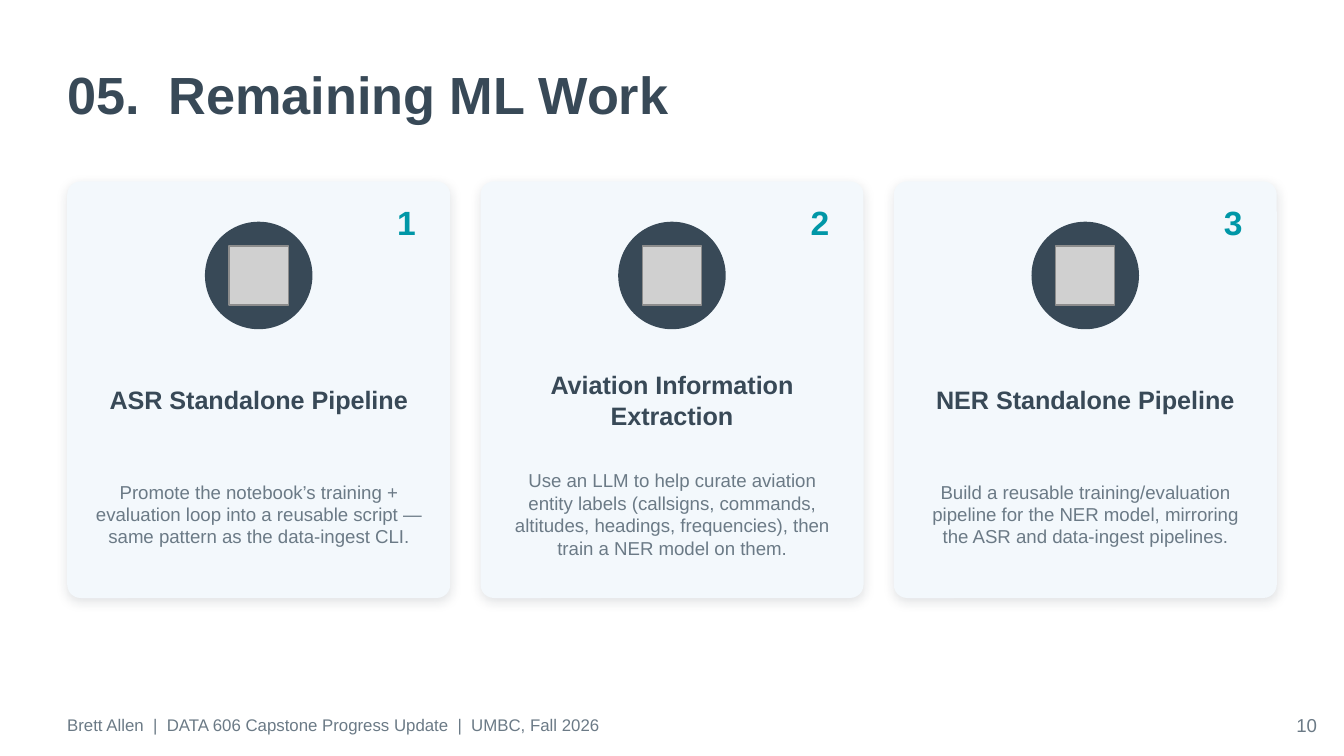
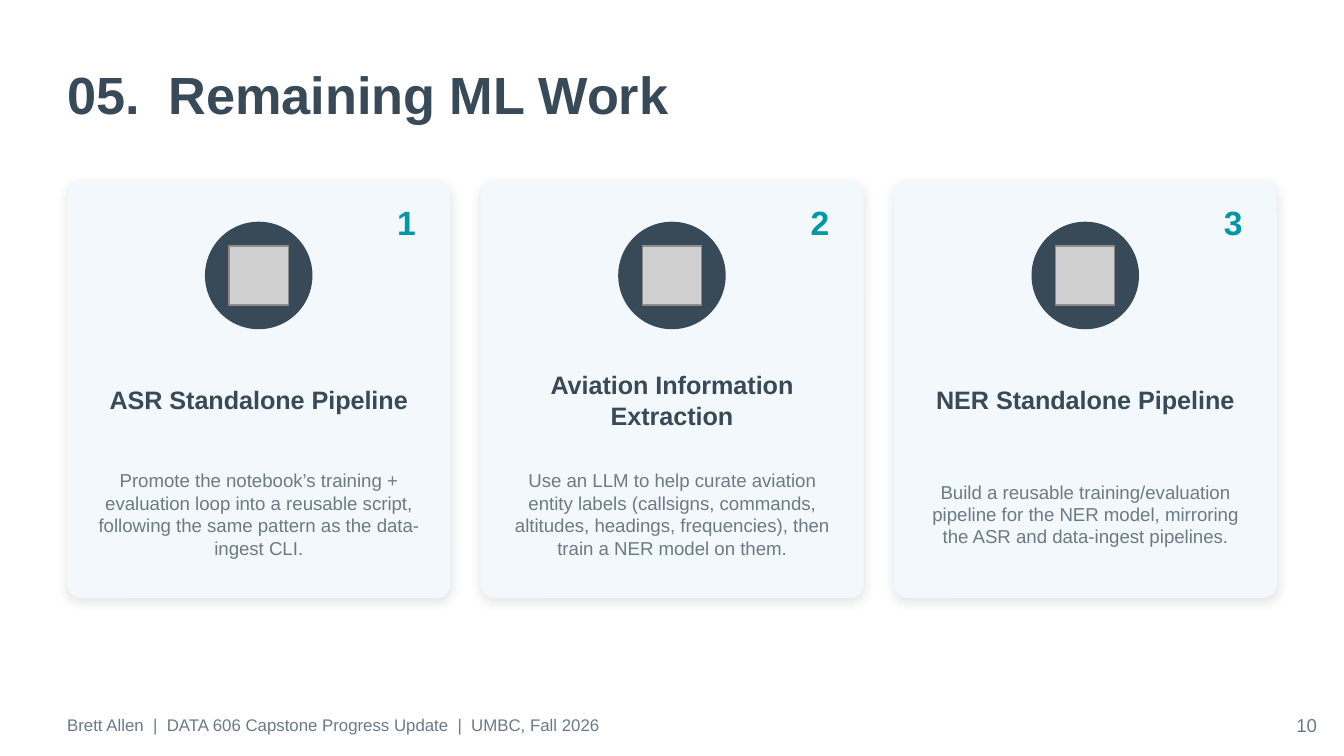
Before and after one commit to BrettFX/UMBC-DATA606-Capstone, a slide deck: slide 10 of docs/Allen_DATA_606_Capstone_Progress_Update.pptx. Drawn at 1344x756 pixels with LibreOffice and Linux fonts; fonts in the diff are those of the drawing; grey boxes stand for pictures. Boxes give left, top, right and bottom in pixels: in the first picture for what was removed or moved away, otherwise in the second. Text is boxed around its words. In the diff, an @@ line names an element or a change of style, - is before the commit and + after.

```diff
--- a/docs/Allen_DATA_606_Capstone_Progress_Update.pptx
+++ b/docs/Allen_DATA_606_Capstone_Progress_Update.pptx
@@ text at (99,473,419,559): text changed @@
-Promote the notebook’s training + evaluation loop into a reusable script — same pattern as the data-ingest CLI.
+Promote the notebook’s training + evaluation loop into a reusable script, following the same pattern as the data-ingest CLI.
```
Also in this commit, not shown: 9 other slides changed, 5 other files.
